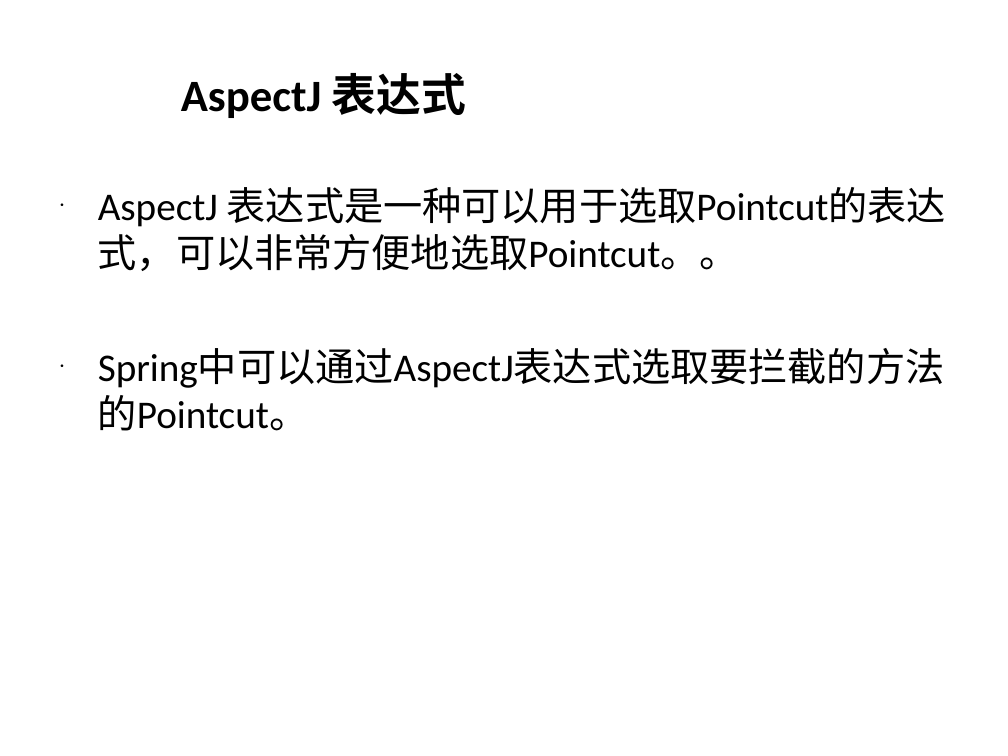
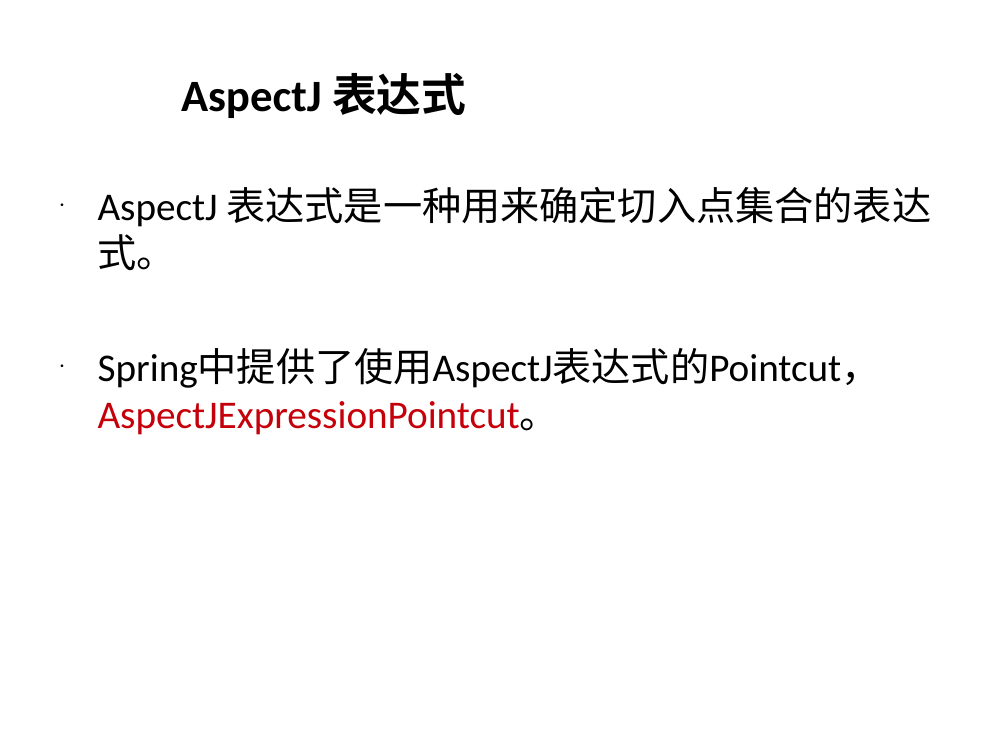
Before and after one commit to burstinair/clouddrive, a slide deck: slide 37 of Spring 学习分享.ppt (slide 40 before the commit). Drawn at 1008x756 pixels with LibreOffice and Linux fonts; fonts in the diff are those of the drawing; background and template pictures are left out. Boxes give left, top, right and bottom in pixels: in the first picture for what was removed or moved away, otherwise in the second. Text is boxed around its words. In the diff, an @@ line names an element or a change of style, - is before the commit and + after.

```diff
--- a/Spring 学习分享.ppt
+++ b/Spring 学习分享.ppt
@@ text at [98,187,932,435]: text changed @@
-• AspectJ 表达式是一种可以用于选取Pointcut的表达式，可以非常方便地选取Pointcut。。
-• Spring中可以通过AspectJ表达式选取要拦截的方法的Pointcut。
+• AspectJ 表达式是一种用来确定切入点集合的表达式。
+• Spring中提供了使用AspectJ表达式的Pointcut，AspectJExpressionPointcut。
```
Also in this commit, not shown: 52 other slides changed, 1 slide added, 4 slides removed.
